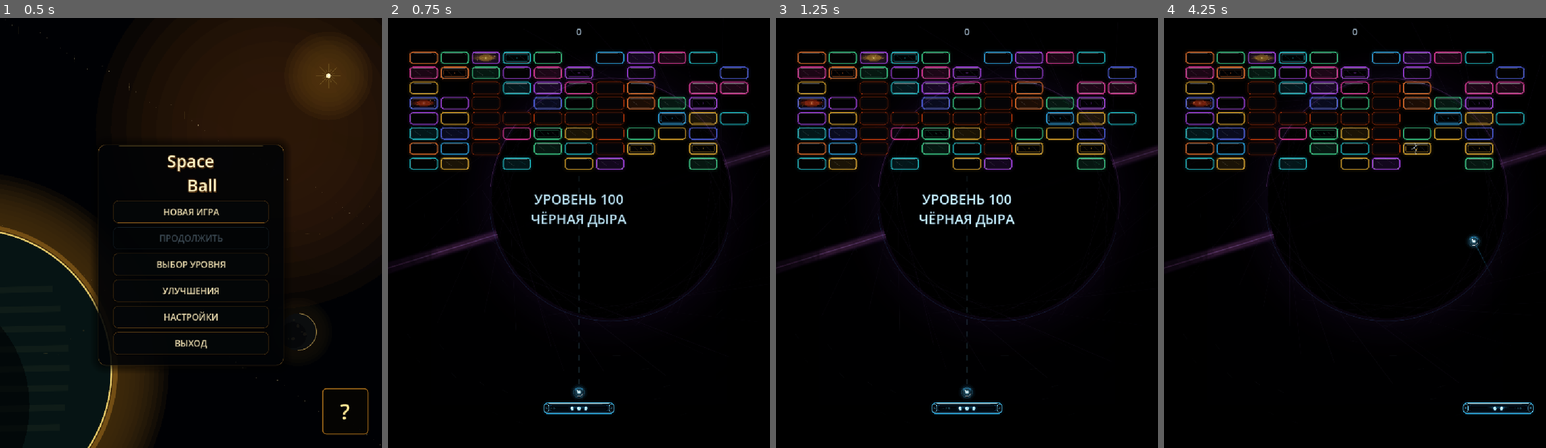
Above: before the commit, frames 1-4 (left to right).
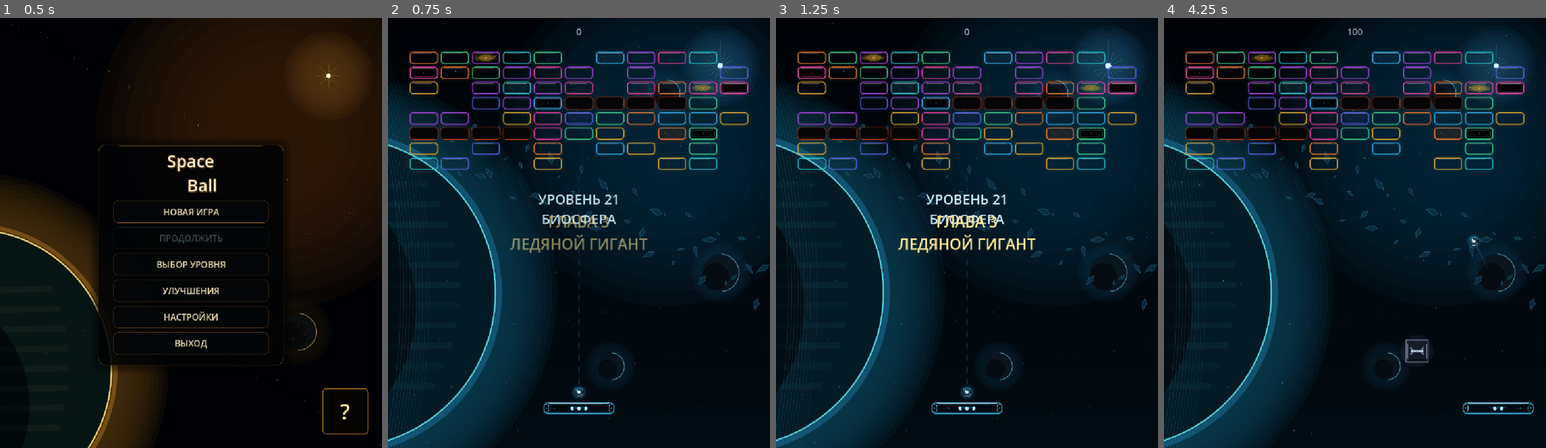
Above: after the commit, the same moments.

Repository: Ardarik421/arkanoid
Game: Godot game, scene res://scenes/main_menu.tscn
Two runs of this game, one before a commit and one after it. Both use one fixed random seed, a clock stepped at 60 frames per second and the inputs below.
Inputs (mouse positions are in pixels of both pictures, inside the frame that each line leads up to):
- Up to frame 1 (0.5 s): no input
- Up to frame 2 (0.75 s): click "НОВАЯ ИГРА" at 0.5 s
- Up to frame 3 (1.25 s): no input
- Up to frame 4 (4.25 s): tap Enter at 1.25 s; move the mouse to (1439, 211) at 1.27 s; hold D (move_right) 1.28-2.03 s; tap Space (launch_ball) every 0.75 s from 1.35 to 3.6 s; move the mouse to (1278, 254) at 2.02 s; hold A (move_left) 2.03-2.78 s; move the mouse to (1393, 138) at 2.77 s; hold D (move_right) from 2.78 s (still down); move the mouse to (1335, 319) at 3.52 s

Frame 1 is identical in both runs. In frame 2, 62% of the frame differs, in the area x 0-100%, y 0-100%; in frame 3, 62%; in frame 4, 62%.

Commit message:
Пуш текущего состояния репо

Diff:
--- a/scenes/main.tscn
+++ b/scenes/main.tscn
@@ -23,7 +23,7 @@
 [sub_resource type="StyleBoxFlat" id="StyleBoxFlat_hud_lives"]
 content_margin_left = 10.0
 content_margin_right = 10.0
-bg_color = Color(0.008, 0.020, 0.034, 0.88)
+bg_color = Color(0.008, 0.02, 0.034, 0.88)
 border_width_left = 2
 border_width_top = 2
 border_width_right = 2
@@ -159,7 +159,7 @@
 script = ExtResource("1_sugp2")
 brick_scene = ExtResource("3_sugp2")
 bonus_scene = ExtResource("5_tbgi4")
-test_start_level = 100
+test_start_level = 21
 test_pattern = 7
 
 [node name="ChapterBackground" type="Node2D" parent="." unique_id=922490815]
Not shown, added: scenes/game_guide.gd.uid
Not shown, added: scenes/menu_music.gd.uid
